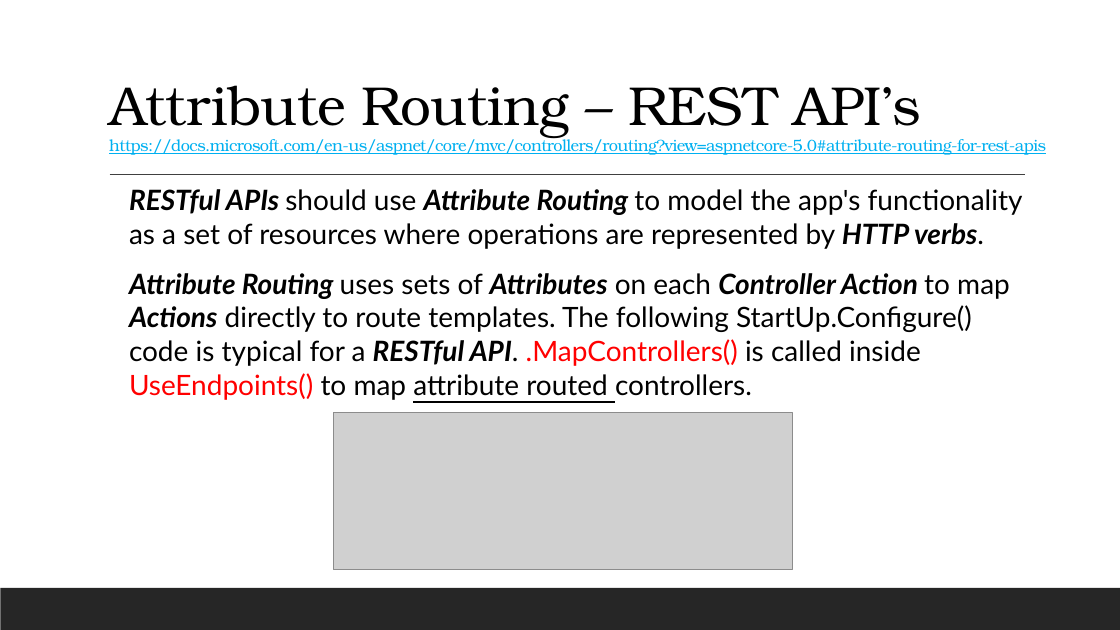
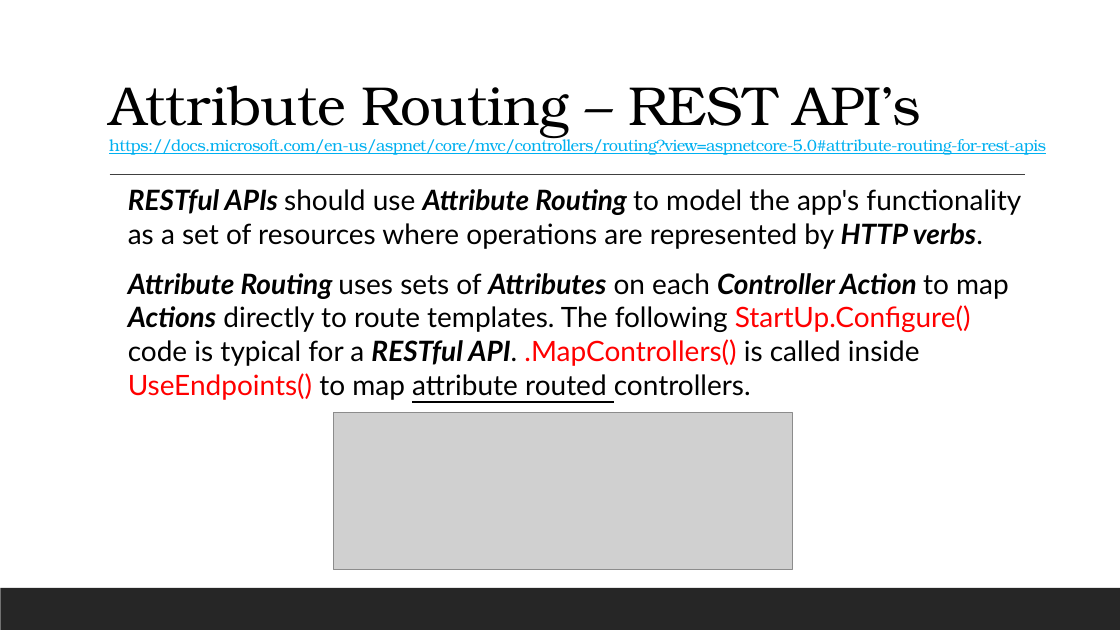
Before and after one commit to 12062021-dynamics365-uta/12062021-batch-repo, a slide deck: slide 10 of pdfs/w4/D15_.NET_Routing.pptx. Drawn at 1120x630 pixels with LibreOffice and Linux fonts; fonts in the diff are those of the drawing; grey boxes stand for pictures. Boxes give left, top, right and bottom in pixels: in the first picture for what was removed or moved away, otherwise in the second. Text is boxed around its words. In the diff, an @@ line names an element or a change of style, - is before the commit and + after.

```diff
--- a/pdfs/w4/D15_.NET_Routing.pptx
+++ b/pdfs/w4/D15_.NET_Routing.pptx
@@ text at <box>128,273,1009,400</box>: text colour #000000 to #FF0000 in "StartUp.Configure()" @@
```
Also in this commit, not shown: 1 other slide changed, 4 other files.
